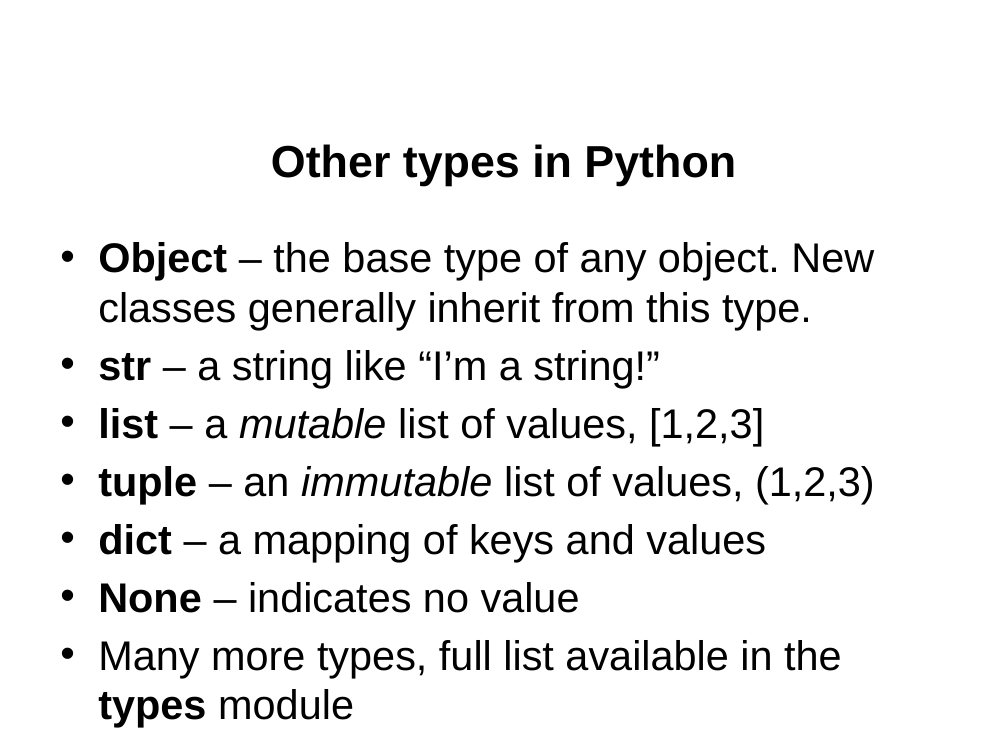
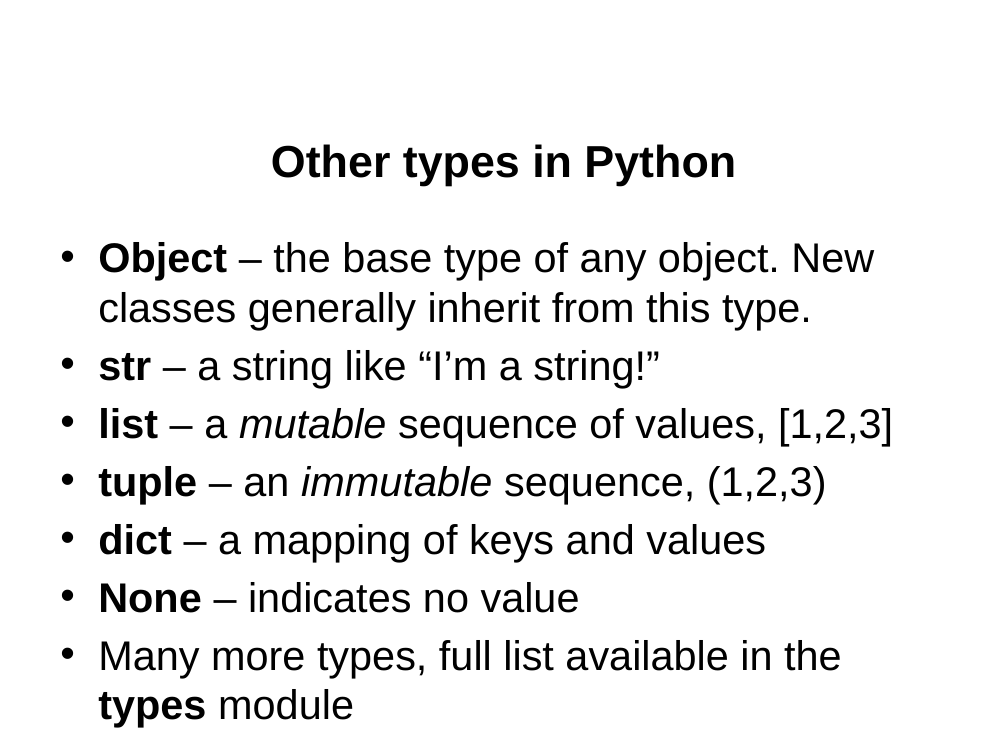
Before and after one commit to jgerity/talks, a slide deck: slide 13 of 2016/computing_workgroup/intro-to-python/intro-to-python.pptx. Drawn at 1008x756 pixels with LibreOffice and Linux fonts; fonts in the diff are those of the drawing; background and template pictures are left out. Boxes give left, top, right and bottom in pixels: in the first picture for what was removed or moved away, otherwise in the second. Text is boxed around its words. In the diff, an @@ line names an element or a change of style, - is before the commit and + after.

```diff
--- a/2016/computing_workgroup/intro-to-python/intro-to-python.pptx
+++ b/2016/computing_workgroup/intro-to-python/intro-to-python.pptx
@@ text at (x1=98, y1=408, x2=893, y2=504): text changed @@
-• list – a mutable list of values, [1,2,3]
-• tuple – an immutable list of values, (1,2,3)
+• list – a mutable sequence of values, [1,2,3]
+• tuple – an immutable sequence, (1,2,3)
```
Also in this commit, not shown: 1 other slide changed.
